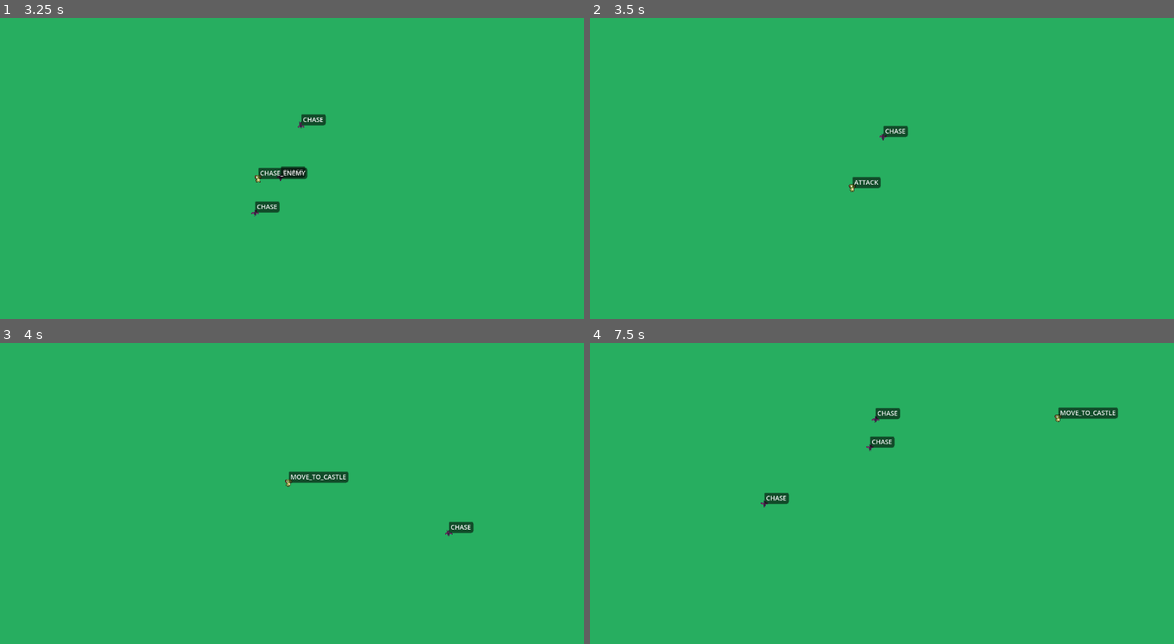
Above: before the commit, frames 1-4 (two rows, left to right).
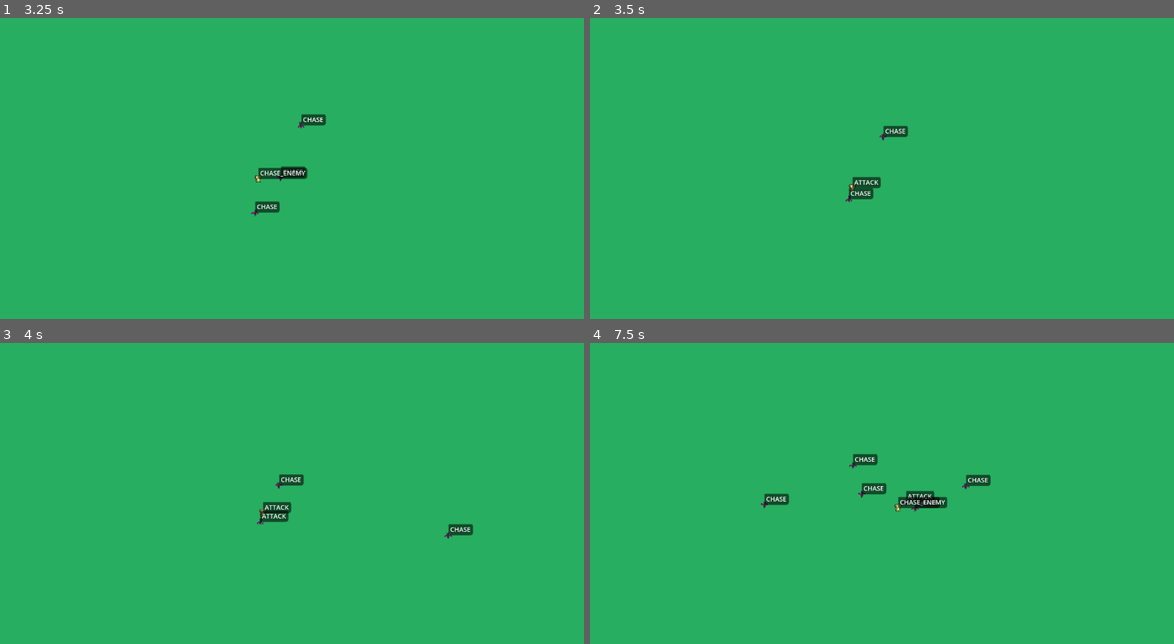
Above: after the commit, the same moments.

Repository: p-lorenzo/reversevs
Game: Godot game, scene res://scenes/world.tscn
The game is run twice, just before and just after one commit, with the same random seed, the same clock (stepped at 60 frames per second) and the same inputs.
Inputs (mouse positions are in pixels of both pictures, inside the frame that each line leads up to):
- Up to frame 1 (3.25 s): move the mouse to (420, 147) at 0.52 s; click (420, 147) at 0.67 s; move the mouse to (169, 180) at 1.27 s; click (169, 180) at 1.42 s; move the mouse to (350, 90) at 2.02 s; click (350, 90) at 2.17 s; move the mouse to (256, 228) at 2.77 s; click (256, 228) at 2.92 s
- Up to frame 2 (3.5 s): no input
- Up to frame 3 (4 s): move the mouse to (467, 538) at 3.52 s; click (467, 538) at 3.67 s
- Up to frame 4 (7.5 s): move the mouse to (700, 436) at 4.27 s; click (700, 436) at 4.42 s; move the mouse to (905, 487) at 5.02 s; click (905, 487) at 5.17 s; move the mouse to (788, 403) at 5.77 s; click (788, 403) at 5.92 s; move the mouse to (1010, 472) at 6.52 s; click (1010, 472) at 6.67 s; move the mouse to (759, 505) at 7.27 s; click (759, 505) at 7.42 s

Frame 1 is identical in both runs. In frame 2, 0.2% of the frame differs, in the area x 43-49%, y 56-62%; in frame 3, 1.0%; in frame 4, 1.8%, in the area x 29-91%, y 21-57%.

Commit message:
fix: some renaming and fix attack cooldown resetting every new target

Diff:
--- a/scenes/enemy.tscn
+++ b/scenes/enemy.tscn
@@ -64,7 +64,6 @@
 }]
 
 [node name="Enemy" type="CharacterBody2D" groups=["enemies"]]
-collision_layer = 2
 script = ExtResource("1_md0e3")
 attack_range = 20.0
 metadata/_edit_horizontal_guides_ = [-20.0]
--- a/scenes/world.tscn
+++ b/scenes/world.tscn
@@ -14,7 +14,6 @@
 z_index = 1
 position = Vector2(23, 686)
 speed = 200.0
-attack_range = 30.0
 
 [node name="BossCastle" type="Area2D" parent="."]
 position = Vector2(1232, 54)
--- a/scripts/enemy.gd
+++ b/scripts/enemy.gd
@@ -9,7 +9,7 @@
 @export var attack_range: float = 40.0
 @export var attack_cooldown: float = 1.0
 
-var attack_timer: float = 0.0
+var _attack_timer: float = 0.0
 
 func _ready() -> void:
 	_find_hero()
@@ -19,8 +19,8 @@
 	return States.CHASE if is_instance_valid(hero) else States.IDLE
 
 func _physics_state(delta: float, current_state: int) -> void:
-	if attack_timer > 0.0:
-		attack_timer = max(0.0, attack_timer - delta)
+	if _attack_timer > 0.0:
+		_attack_timer = max(0.0, _attack_timer - delta)
 
 	match current_state:
 		States.IDLE:
@@ -56,9 +56,9 @@
 			if animated_sprite_2d:
 				animated_sprite_2d.play("attack")
 
-			if attack_timer == 0.0:
+			if _attack_timer <= 0.0:
 				_perform_attack()
-				attack_timer = attack_cooldown
+				_attack_timer = attack_cooldown
 
 func _query_next_state(current_state: int, delta: float) -> int:
 	match current_state:
@@ -79,19 +79,15 @@
 			if not is_instance_valid(hero):
 				return States.IDLE
 			var dist := global_position.distance_to(hero.global_position)
-			if dist > attack_range:
+			if dist > attack_range + 4.0:
 				return States.CHASE
-			return States.ATTACK
+			if dist <= attack_range:
+				return States.ATTACK
 
 	return current_state
 
-func _on_state_enter(new_state: int) -> void:
-	# Se vuoi side-effect quando entri in uno stato
-	if new_state == States.ATTACK:
-		# reset opzionale per attaccare subito all'ingresso
-		attack_timer = 0.0
-
 func _perform_attack() -> void:
+	print_debug("enemy " + str(self) + " attacks hero " + str(hero) + "for 1 damage")
 	if is_instance_valid(hero):
 		var hc := hero.get_node_or_null("Health")
 		if hc and hc.has_method("take_damage"):
--- a/scripts/hero.gd
+++ b/scripts/hero.gd
@@ -1,6 +1,6 @@
 extends NPCStateMachineBody2D
 
-enum State { MOVE_TO_CASTLE, CHASE_ENEMY, ATTACK, IDLE }
+enum States { MOVE_TO_CASTLE, CHASE_ENEMY, ATTACK, IDLE }
 
 @onready var target: Node2D = $"../BossCastle"
 @onready var animated_sprite_2d: AnimatedSprite2D = $AnimatedSprite2D
@@ -21,14 +21,14 @@
 	super._ready()
 
 func _default_state() -> int:
-	return State.MOVE_TO_CASTLE
+	return States.MOVE_TO_CASTLE
 
 func _physics_state(delta: float, current_state: int) -> void:
 	if _attack_timer > 0.0:
 		_attack_timer = max(0.0, _attack_timer - delta)
 
 	match current_state:
-		State.MOVE_TO_CASTLE:
+		States.MOVE_TO_CASTLE:
 			enemy = _get_nearest_enemy_in_range(aggro_range)
 
 			var to_castle := Vector2.ZERO
@@ -44,7 +44,7 @@
 				move_and_slide()
 				if animated_sprite_2d: animated_sprite_2d.play("walk")
 
-		State.CHASE_ENEMY:
+		States.CHASE_ENEMY:
 			if not is_instance_valid(enemy):
 				enemy = _get_nearest_enemy_in_range(aggro_range)
 				if not enemy:
@@ -64,16 +64,16 @@
 			move_and_slide()
 			if animated_sprite_2d: animated_sprite_2d.play("walk")
 
-		State.ATTACK:
+		States.ATTACK:
 			velocity = Vector2.ZERO
 			move_and_slide()
 			if animated_sprite_2d: animated_sprite_2d.play("attack")
 
-			if _attack_timer == 0.0 and is_instance_valid(enemy):
+			if _attack_timer <= 0.0 and is_instance_valid(enemy):
 				_perform_attack(enemy)
 				_attack_timer = attack_cooldown
 
-		State.IDLE:
+		States.IDLE:
 			velocity = Vector2.ZERO
 			move_and_slide()
 			if animated_sprite_2d: animated_sprite_2d.play("idle")
@@ -81,44 +81,42 @@
 
 func _query_next_state(current_state: int, delta: float) -> int:
 	match current_state:
-		State.MOVE_TO_CASTLE:
+		States.MOVE_TO_CASTLE:
 			if enemy:
-				return State.CHASE_ENEMY
+				return States.CHASE_ENEMY
 			if is_instance_valid(target):
 				var to_castle := target.global_position - global_position
 				if to_castle.length() <= arrival_threshold:
-					return State.IDLE
-			return State.MOVE_TO_CASTLE
+					return States.IDLE
+			return States.MOVE_TO_CASTLE
 
-		State.CHASE_ENEMY:
+		States.CHASE_ENEMY:
 			if not is_instance_valid(enemy):
 				enemy = _get_nearest_enemy_in_range(aggro_range)
-				return State.MOVE_TO_CASTLE if not enemy else State.CHASE_ENEMY
+				return States.MOVE_TO_CASTLE if not enemy else States.CHASE_ENEMY
 			var dist_enemy := global_position.distance_to(enemy.global_position)
 			if dist_enemy <= attack_range:
-				return State.ATTACK
-			return State.CHASE_ENEMY
+				return States.ATTACK
+			return States.CHASE_ENEMY
 
-		State.ATTACK:
+		States.ATTACK:
 			if not is_instance_valid(enemy):
-				return State.MOVE_TO_CASTLE
+				return States.MOVE_TO_CASTLE
 			var dist_enemy := global_position.distance_to(enemy.global_position)
-			if dist_enemy > attack_range:
-				return State.CHASE_ENEMY
-			return State.ATTACK
+			if dist_enemy > attack_range + 4.0:
+				return States.CHASE_ENEMY
+			if dist_enemy <= attack_range:
+				return States.ATTACK
 
-		State.IDLE:
+		States.IDLE:
 			if enemy:
-				return State.CHASE_ENEMY
-			return State.IDLE
+				return States.CHASE_ENEMY
+			return States.IDLE
 
 	return current_state
 
-func _on_state_enter(new_state: int) -> void:
-	if new_state == State.ATTACK:
-		_attack_timer = 0.0
-
 func _perform_attack(target_enemy: Node2D) -> void:
+	print_debug("hero " + str(self) + " attacks enemy " + str(target_enemy) + " for 1 damage")
 	var hc := target_enemy.get_node_or_null("Health")
 	if hc and hc.has_method("take_damage"):
 		hc.take_damage(1)
@@ -139,7 +137,7 @@
 
 func _on_castle_body_entered(body: Node) -> void:
 	if body == self:
-		force_state(State.IDLE)
+		force_state(States.IDLE)
 		velocity = Vector2.ZERO
 		move_and_slide()
 		if animated_sprite_2d: animated_sprite_2d.play("idle")
